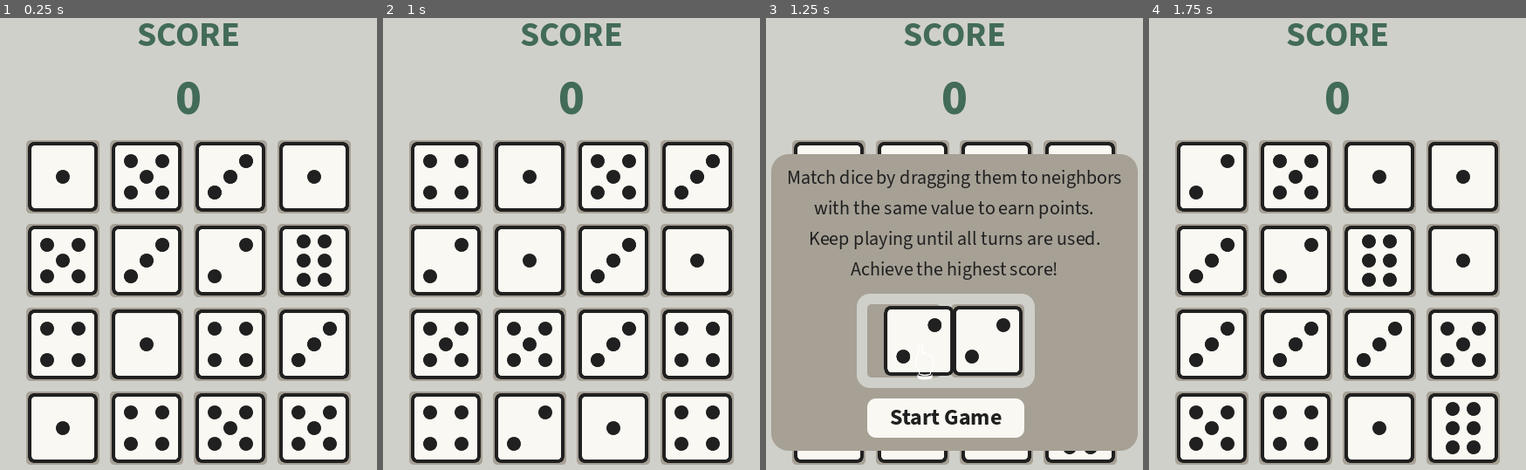
Above: before the commit, frames 1-4 (left to right).
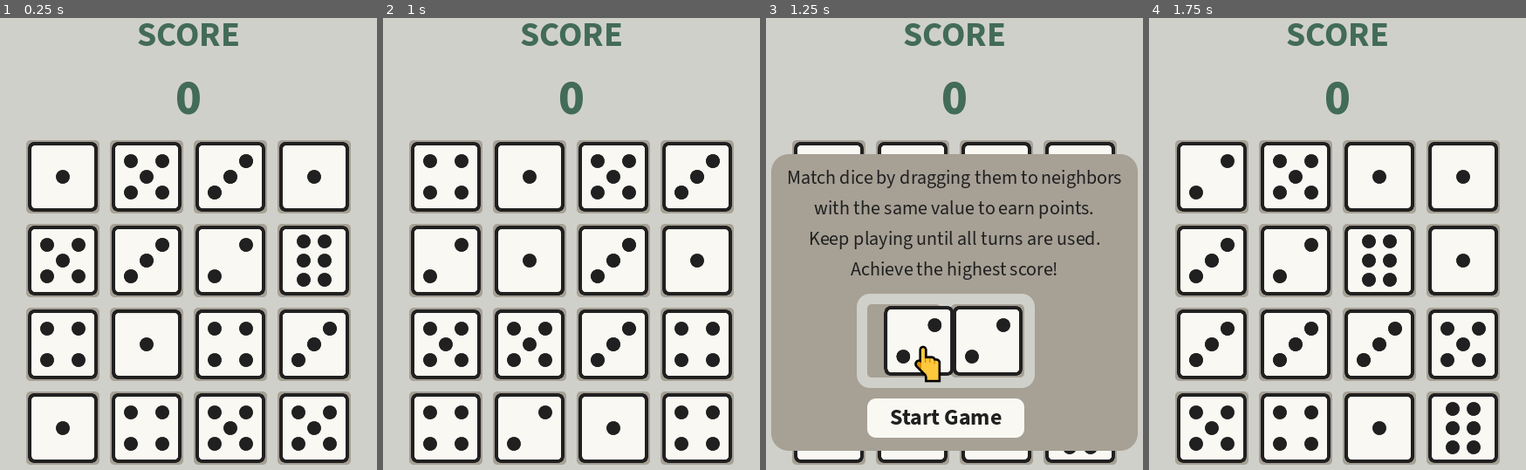
Above: after the commit, the same moments.

Repository: basovam/dicestacker
Game: Godot game, scene res://node_2d.tscn
The game is run twice, just before and just after one commit, with the same random seed, the same clock (stepped at 60 frames per second) and the same inputs.
Inputs (mouse positions are in pixels of both pictures, inside the frame that each line leads up to):
- Up to frame 1 (0.25 s): no input
- Up to frame 2 (1 s): move the mouse to (661, 262) at 0.52 s; click (661, 262) at 0.67 s
- Up to frame 3 (1.25 s): no input
- Up to frame 4 (1.75 s): click "Start Game" at 1.25 s

Frames 1-2 are identical in both runs. In frame 3, 0.4% of the frame differs, in the area x 39-47%, y 72-81%; in frame 4, nothing differs.

Commit message:
Updated icon

Diff:
--- a/node_2d.tscn
+++ b/node_2d.tscn
@@ -6,6 +6,7 @@
 [ext_resource type="FontFile" uid="uid://iv8hs8wgwsbb" path="res://fonts/SourceSans3-Regular.ttf" id="4_q6r6c"]
 [ext_resource type="FontFile" uid="uid://cpihhryjs433t" path="res://fonts/SourceSans3-Bold.ttf" id="5_kdubu"]
 [ext_resource type="Texture2D" uid="uid://ha5ddawo0atl" path="res://dice_simple.png" id="6_kdubu"]
+[ext_resource type="Texture2D" uid="uid://qrx6dryg6uro" path="res://hand.png" id="7_d21ai"]
 
 [sub_resource type="StyleBoxFlat" id="StyleBoxFlat_epypp"]
 bg_color = Color(0.65098, 0.627451, 0.584314, 1)
@@ -45,6 +46,21 @@
 [sub_resource type="AtlasTexture" id="AtlasTexture_hqns4"]
 atlas = ExtResource("6_kdubu")
 region = Rect2(200, 0, 200, 200)
+
+[sub_resource type="Animation" id="Animation_0h7mo"]
+length = 0.001
+tracks/0/type = "value"
+tracks/0/imported = false
+tracks/0/enabled = true
+tracks/0/path = NodePath("example_container/Panel1/Sprite2D:position")
+tracks/0/interp = 1
+tracks/0/loop_wrap = true
+tracks/0/keys = {
+"times": PackedFloat32Array(0),
+"transitions": PackedFloat32Array(1),
+"update": 0,
+"values": [Vector2(42, 42)]
+}
 
 [sub_resource type="Animation" id="Animation_x0ka3"]
 resource_name = "tutorial"
@@ -63,21 +79,6 @@
 "values": [Vector2(42, 42), Vector2(138, 42), Vector2(138, 42)]
 }
 
-[sub_resource type="Animation" id="Animation_0h7mo"]
-length = 0.001
-tracks/0/type = "value"
-tracks/0/imported = false
-tracks/0/enabled = true
-tracks/0/path = NodePath("example_container/Panel1/Sprite2D:position")
-tracks/0/interp = 1
-tracks/0/loop_wrap = true
-tracks/0/keys = {
-"times": PackedFloat32Array(0),
-"transitions": PackedFloat32Array(1),
-"update": 0,
-"values": [Vector2(42, 42)]
-}
-
 [sub_resource type="AnimationLibrary" id="AnimationLibrary_nr8wp"]
 _data = {
 &"RESET": SubResource("Animation_0h7mo"),
@@ -325,13 +326,10 @@
 scale = Vector2(0.4, 0.4)
 texture = SubResource("AtlasTexture_hqns4")
 
-[node name="Label" type="Label" parent="tutorial/Panel/example_container/Panel1/Sprite2D"]
-offset_left = -20.0
-offset_right = 76.0
-offset_bottom = 131.0
-theme_override_fonts/font = ExtResource("3_epypp")
-theme_override_font_sizes/font_size = 91
-text = "👆"
+[node name="Sprite2D" type="Sprite2D" parent="tutorial/Panel/example_container/Panel1/Sprite2D"]
+position = Vector2(25, 75)
+scale = Vector2(1.5, 1.5)
+texture = ExtResource("7_d21ai")
 
 [node name="Panel2" type="Panel" parent="tutorial/Panel/example_container"]
 custom_minimum_size = Vector2(84, 84)
Binary file added: hand.png
Not shown, added: hand.png.import
Not shown: 1 places in node_2d.tscn that only renumber resources
Not shown, changed: index.html
Not shown, changed: index.pck
